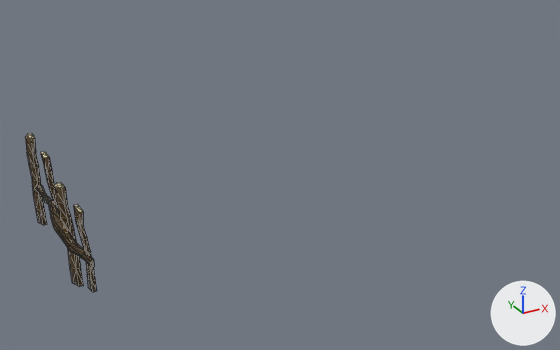
The FBX model Assets/Art/Enviroment/_neopravené/Fencees_01/FencesLODs/fence3.fbx: old version first, new version second.
The view is the same before and after, from a 50 mm camera at (-3.69, -11.39, 5.56) aimed at (1.83, -1.35, 0.54). Lighting does not change. The marker at lower right points along +X, +Y and +Z. Both versions are drawn at frame 1 of the action 'Take 001'; the numbers are the values there. Mesh edges are drawn as thin lines. Objects named as collision shapes, trigger or cutter boxes, shadow casters or lower levels of detail are left out.

Names of what the first picture shows: 'fence3_LOD0'.
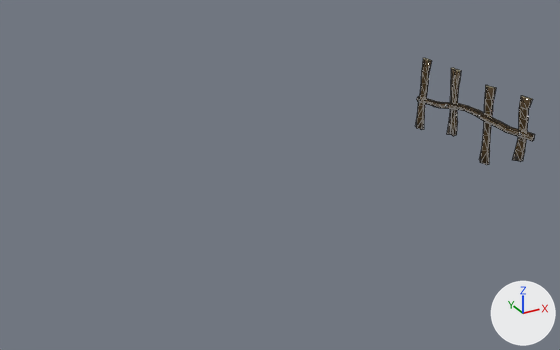
The change, as a list of edits to the scene's bpy script:
```text
Change ob_fence3_lod0:
    ob_fence3_lod0.location: (-1.76, -1.67, 0.01) -> (5.98, -1.12, 0.01)
```

Changed parts and their boxes (x1, y1, x2, y2) in the pictures (560 x 350 px):
'fence3_LOD0', moved: before (25, 133, 97, 292); after (416, 58, 535, 165)
